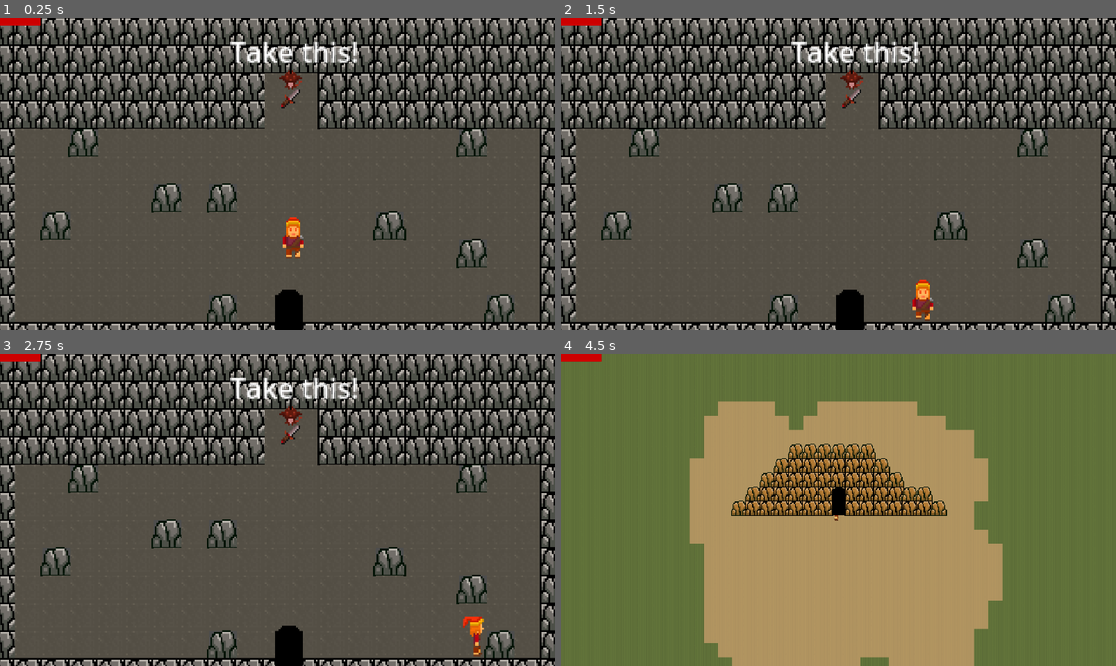
Above: before the commit, frames 1-4 (two rows, left to right).
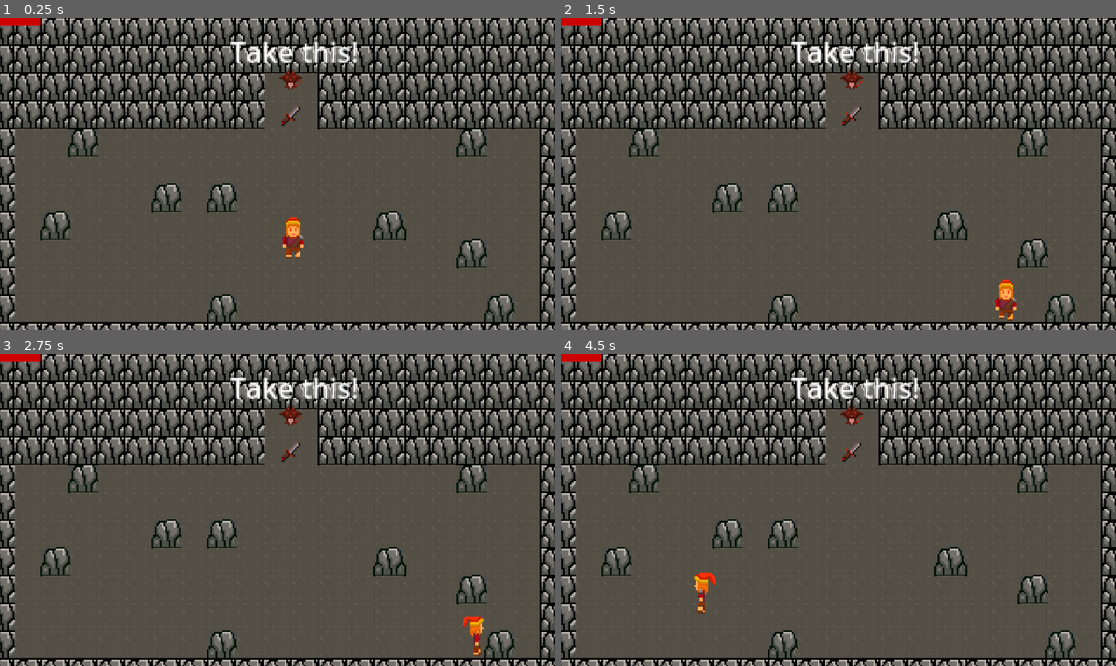
Above: after the commit, the same moments.

Repository: GreatNateDev/The-Adventure-Of-Phoenix
Game: Godot game, scene res://scenes/sword_cave.tscn
The game is run twice, just before and just after one commit, with the same random seed, the same clock (stepped at 60 frames per second) and the same inputs. This scene is started directly instead of the project's main scene.
Inputs:
- Up to frame 1 (0.25 s): no input
- Up to frame 2 (1.5 s): tap Enter (sword) at 0.5, 0.6 s; hold D (right) 0.53-1.28 s; hold S (down) from 1.28 s (still down); tap / (dbg) at 1.35 s
- Up to frame 3 (2.75 s): tap Enter (sword) at 1.55, 2.3 s; tap Space at 2 s; release S (down) at 2.03 s; hold D (right) from 2.03 s (still down); tap \ (dbg2) at 2.1 s
- Up to frame 4 (4.5 s): tap Enter (sword) at 2.75, 2.85, 3.6 s; release D (right) at 2.78 s; hold W (up) 2.78-3.53 s; hold A (left) from 3.53 s (still down); tap / (dbg) at 4.35 s

The runs differ from the first frame. In frame 1, 0.7% of the frame differs, in the area x 49-55%, y 22-100%; in frame 2, 1.4%; in frame 3, 0.7%; in frame 4, 99%, in the area x 0-100%, y 0-100%.

Commit message:
last time using vscode

Diff:
--- a/global.gd
+++ b/global.gd
@@ -1,4 +1,5 @@
 extends Node
+@onready var player = get_node("/root/phoenix/")
 var just_entered_building = false
 var entering_building = false
 var tp_pos = Vector2(0,0)
--- a/scenes/door.tscn
+++ b/scenes/door.tscn
@@ -10,10 +10,10 @@
 script = ExtResource("1_oofuu")
 
 [node name="door_coll" type="CollisionShape2D" parent="."]
-position = Vector2(0, -5)
 shape = SubResource("RectangleShape2D_3faye")
 
 [node name="door_sprite" type="Sprite2D" parent="."]
+z_index = -1
 texture = ExtResource("1_uxc5x")
 
 [node name="trans_time" type="Timer" parent="."]
--- a/scenes/phoenix.tscn
+++ b/scenes/phoenix.tscn
@@ -221,7 +221,7 @@
 }
 
 [sub_resource type="RectangleShape2D" id="RectangleShape2D_tyrhs"]
-size = Vector2(12, 23)
+size = Vector2(12, 6)
 
 [sub_resource type="StyleBoxFlat" id="StyleBoxFlat_pjwux"]
 bg_color = Color(0.803922, 0, 0, 1)
@@ -247,7 +247,7 @@
 frame = 10
 
 [node name="Collission" type="CollisionShape2D" parent="."]
-position = Vector2(0, 0.5)
+position = Vector2(0, 9)
 shape = SubResource("RectangleShape2D_tyrhs")
 
 [node name="cam" type="Camera2D" parent="."]
--- a/scenes/sword_cave.tscn
+++ b/scenes/sword_cave.tscn
@@ -58,7 +58,7 @@
 radius = 6.08276
 
 [sub_resource type="RectangleShape2D" id="RectangleShape2D_wkwk7"]
-size = Vector2(29.6182, 1.1427)
+size = Vector2(29.6182, 14.5714)
 
 [node name="sword_cave" type="Node2D"]
 
@@ -80,7 +80,7 @@
 
 [node name="sword" type="Sprite2D" parent="."]
 texture_filter = 1
-position = Vector2(960, 304)
+position = Vector2(960, 314)
 texture = ExtResource("6_7cs04")
 script = ExtResource("7_72x4y")
 
@@ -111,7 +111,7 @@
 [node name="StaticBody2D" type="StaticBody2D" parent="."]
 
 [node name="CollisionShape2D" type="CollisionShape2D" parent="StaticBody2D"]
-position = Vector2(960, 300)
+position = Vector2(960, 306.714)
 shape = SubResource("RectangleShape2D_wkwk7")
 
 [node name="Door" parent="." instance=ExtResource("9_vgtwt")]
--- a/scripts/door.gd
+++ b/scripts/door.gd
@@ -1,9 +1,7 @@
 extends Area2D
 @export var area = "null"
-var phoenix = null
 func _on_body_entered(body:Node2D):
 	if body.name == "Phoenix":
-		phoenix = body
 		if area == "sword_cave":
 			global.entering_building = true
 			$trans_time.start()
Not shown, added: export_presets.cfg
